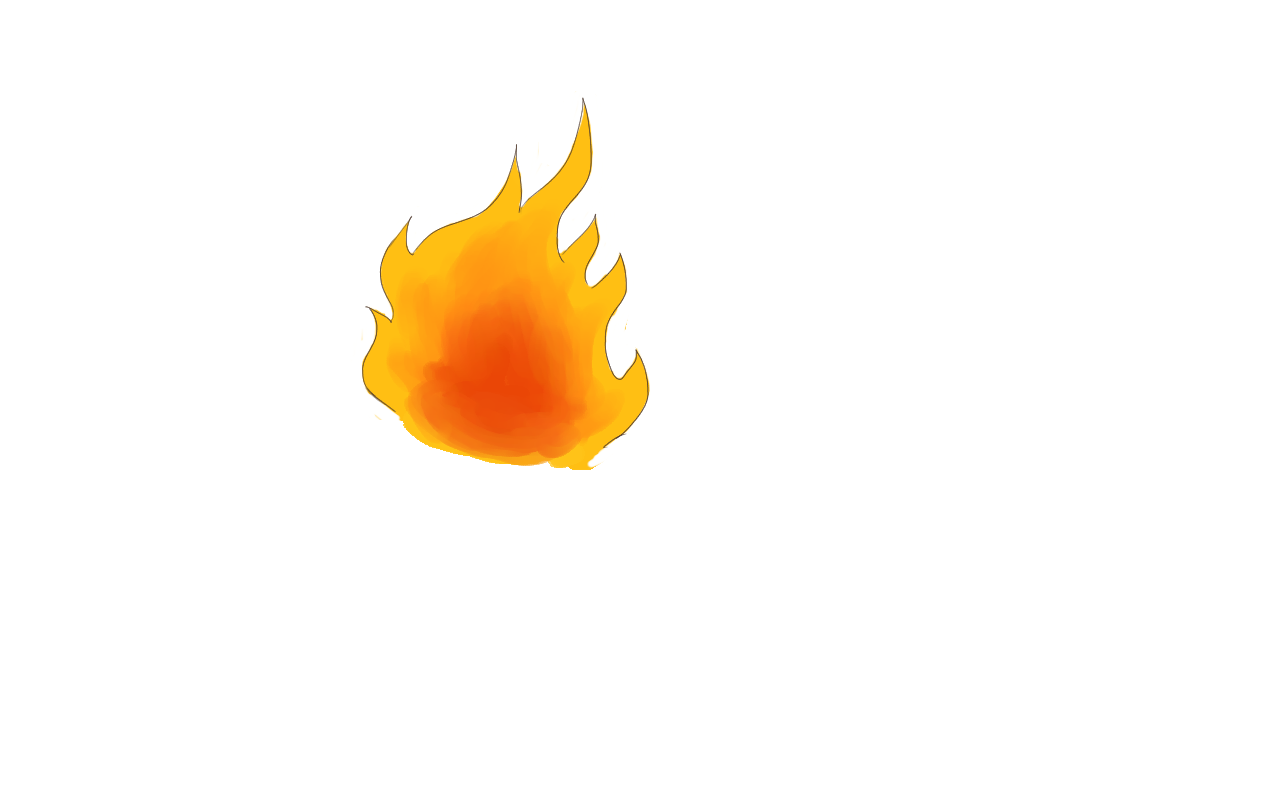
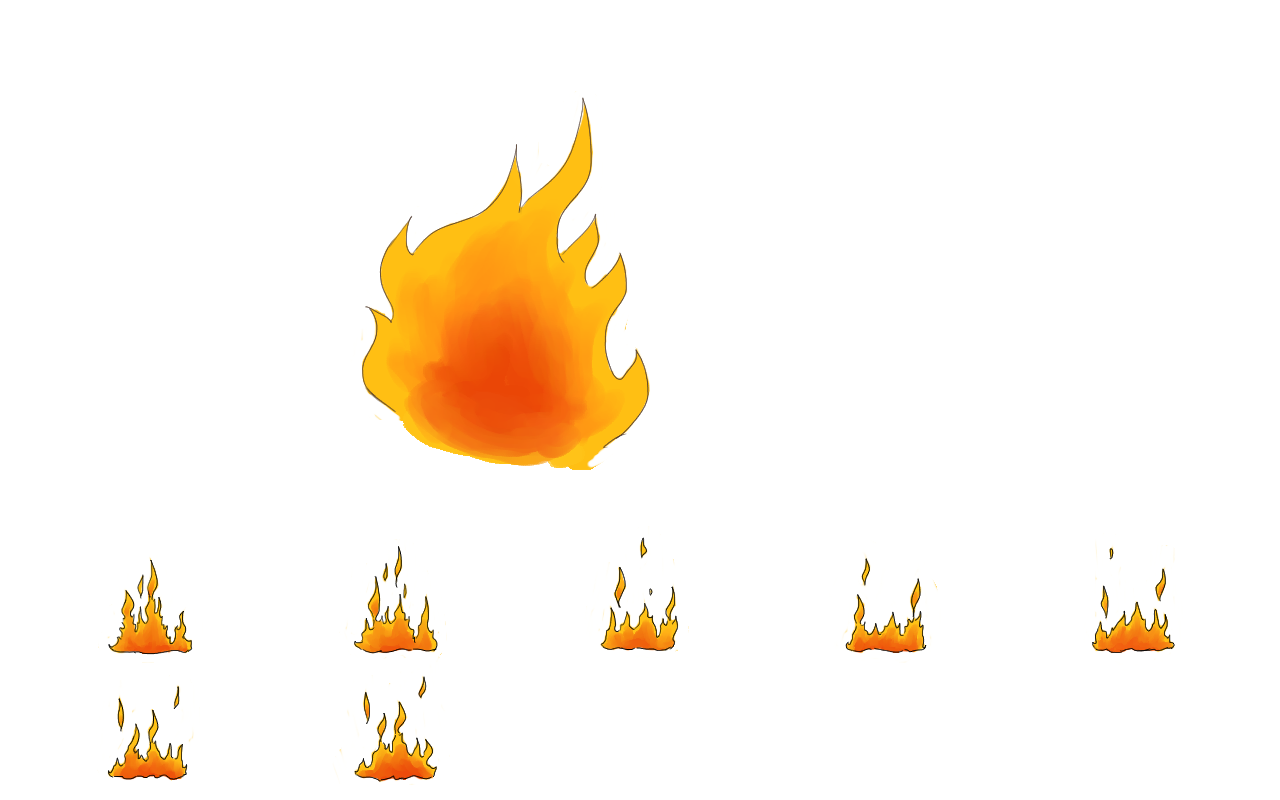
Comparing the layer stacks of the two 1280 x 800 images. Changes:
added layer "Layer 12" above "Layer 13" over [108, 537, 1175, 782]
added layer "Layer 13" above "Layer 11" over [97, 526, 1175, 785]
